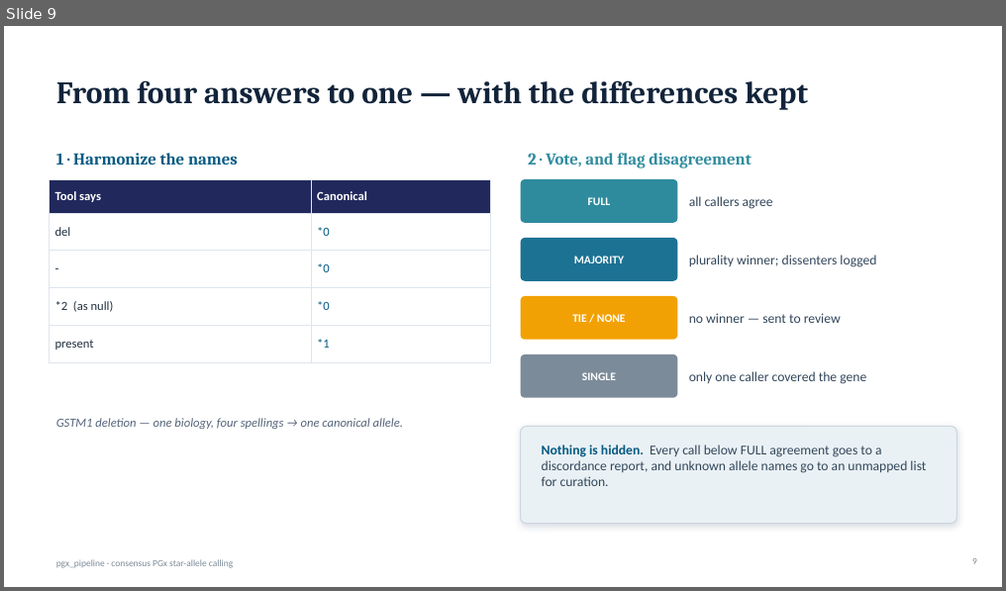
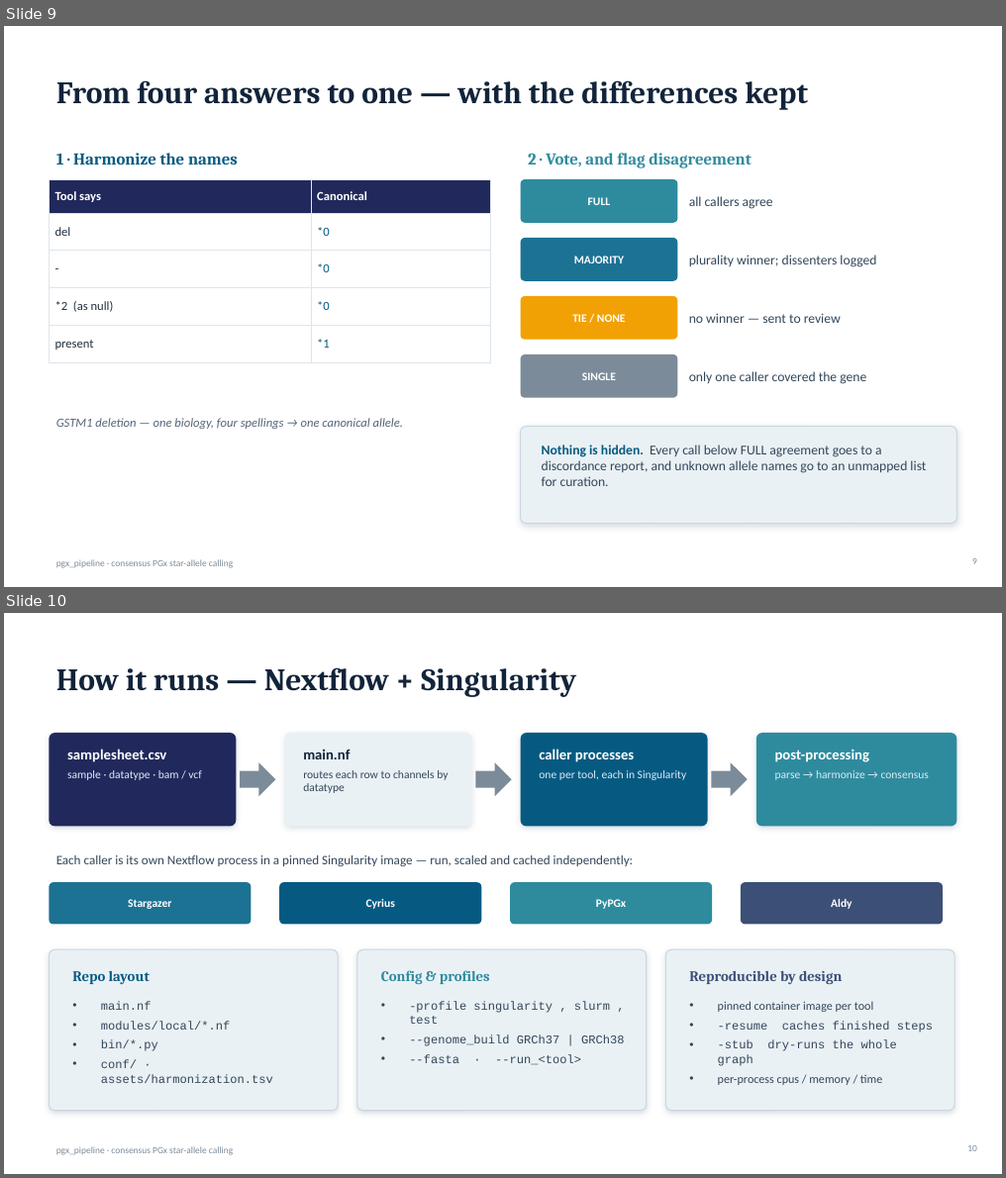
Before and after one commit to roman-tremmel/pgx_pipeline, a slide deck: pgx_pipeline_overview.pptx. Shown one above the other, each under a label of ours: slide 9 before the commit, slides 9 and 10 after it. The pictures are 1006x591 and 1006x1178 pixels, drawn with LibreOffice and Linux fonts; fonts in the diff are those of the drawing. Boxes give left, top, right and bottom in pixels: in the first picture for what was removed or moved away, otherwise in the second. Text is boxed around its words. In the diff, an @@ line names an element or a change of style, - is before the commit and + after.

```diff
--- a/pgx_pipeline_overview.pptx
+++ b/pgx_pipeline_overview.pptx
@@ slide 10 added at <box>4,613,1002,1174</box>, background #FFFFFF; not listed: 1 template element that a slide beside it also shows @@
@@ title added at <box>56,667,576,697</box>, 30 pt, text #12243A, bold @@
+How it runs — Nextflow + Singularity
@@ rounded rectangle added at <box>49,733,236,827</box>, fill #21295C @@
@@ text added at <box>67,749,202,780</box>, 11 pt, text #DCEAF4 @@
+samplesheet.csv
+sample · datatype · bam / vcf
@@ rounded rectangle added at <box>285,733,472,827</box>, fill #EAF1F5 @@
@@ text added at <box>303,749,448,793</box>, 11 pt, text #33475B @@
+main.nf
+routes each row to channels by datatype
@@ rounded rectangle added at <box>521,733,708,827</box>, fill #065A82 @@
@@ text added at <box>539,749,687,780</box>, 11 pt, text #DCEAF4 @@
+caller processes
+one per tool, each in Singularity
@@ rounded rectangle added at <box>756,733,957,827</box>, fill #2E8B9E @@
@@ text added at <box>775,749,929,780</box>, 11 pt, text #DCEAF4 @@
+post-processing
+parse → harmonize → consensus
@@ right arrow added at <box>240,762,275,796</box>, fill #7C8B99 @@
@@ right arrow added at <box>475,762,512,796</box>, fill #7C8B99 @@
@@ right arrow added at <box>712,762,747,796</box>, fill #7C8B99 @@
@@ text added at <box>56,856,634,866</box>, 12.5 pt, text #33475B @@
+Each caller is its own Nextflow process in a pinned Singularity image — run, scaled and cached independently:
@@ rounded rectangle added at <box>49,882,252,925</box>, fill #1C7293 @@
@@ text added at <box>128,899,171,909</box>, 11 pt, text #FFFFFF, bold @@
+Stargazer
@@ rounded rectangle added at <box>279,882,481,925</box>, fill #065A82 @@
@@ text added at <box>366,899,395,909</box>, 11 pt, text #FFFFFF, bold @@
+Cyrius
@@ rounded rectangle added at <box>510,882,712,925</box>, fill #2E8B9E @@
@@ text added at <box>596,899,626,909</box>, 11 pt, text #FFFFFF, bold @@
+PyPGx
@@ rounded rectangle added at <box>741,882,943,925</box>, fill #3C4F76 @@
@@ text added at <box>831,899,852,909</box>, 11 pt, text #FFFFFF, bold @@
+Aldy
@@ rounded rectangle added at <box>49,950,338,1111</box>, fill #EAF1F5, outline #CBD6E0 1 pt @@
@@ rounded rectangle added at <box>357,950,647,1111</box>, fill #EAF1F5, outline #CBD6E0 1 pt @@
@@ rounded rectangle added at <box>665,950,954,1111</box>, fill #EAF1F5, outline #CBD6E0 1 pt @@
@@ text added at <box>72,971,150,985</box>, 14 pt, text #065A82, bold @@
+Repo layout
@@ text added at <box>381,970,490,984</box>, 14 pt, text #2E8B9E, bold @@
+Config & profiles
@@ text added at <box>689,971,842,984</box>, 14 pt, text #3C4F76, bold @@
+Reproducible by design
@@ text added at <box>101,1001,273,1083</box>, 11.5 pt, text #33475B @@
+• main.nf
+• modules/local/*.nf
+• bin/*.py
+• conf/ · assets/harmonization.tsv
@@ text added at <box>409,1001,624,1065</box>, 11.5 pt, text #33475B @@
+• -profile singularity , slurm , test
+• --genome_build GRCh37 | GRCh38
+• --fasta · --run_<tool>
@@ text added at <box>718,1001,882,1085</box>, 11.5 pt, text #33475B @@
+• pinned container image per tool
+• -resume caches finished steps
+• -stub dry-runs the whole graph
+• per-process cpus / memory / time
@@ page number added at <box>967,1146,977,1152</box>, 9 pt, text #7C8B99 @@
+10
```
